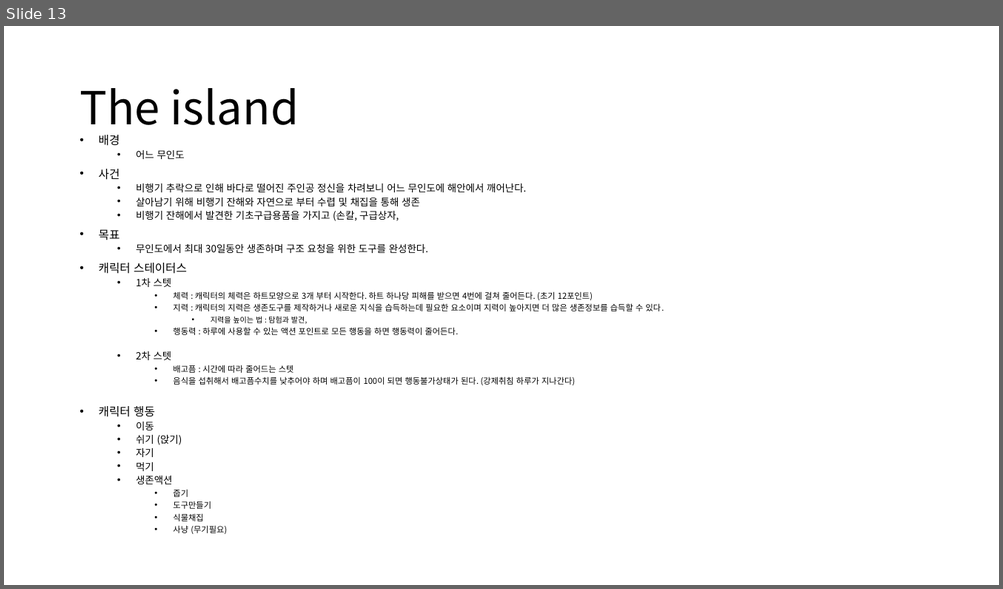
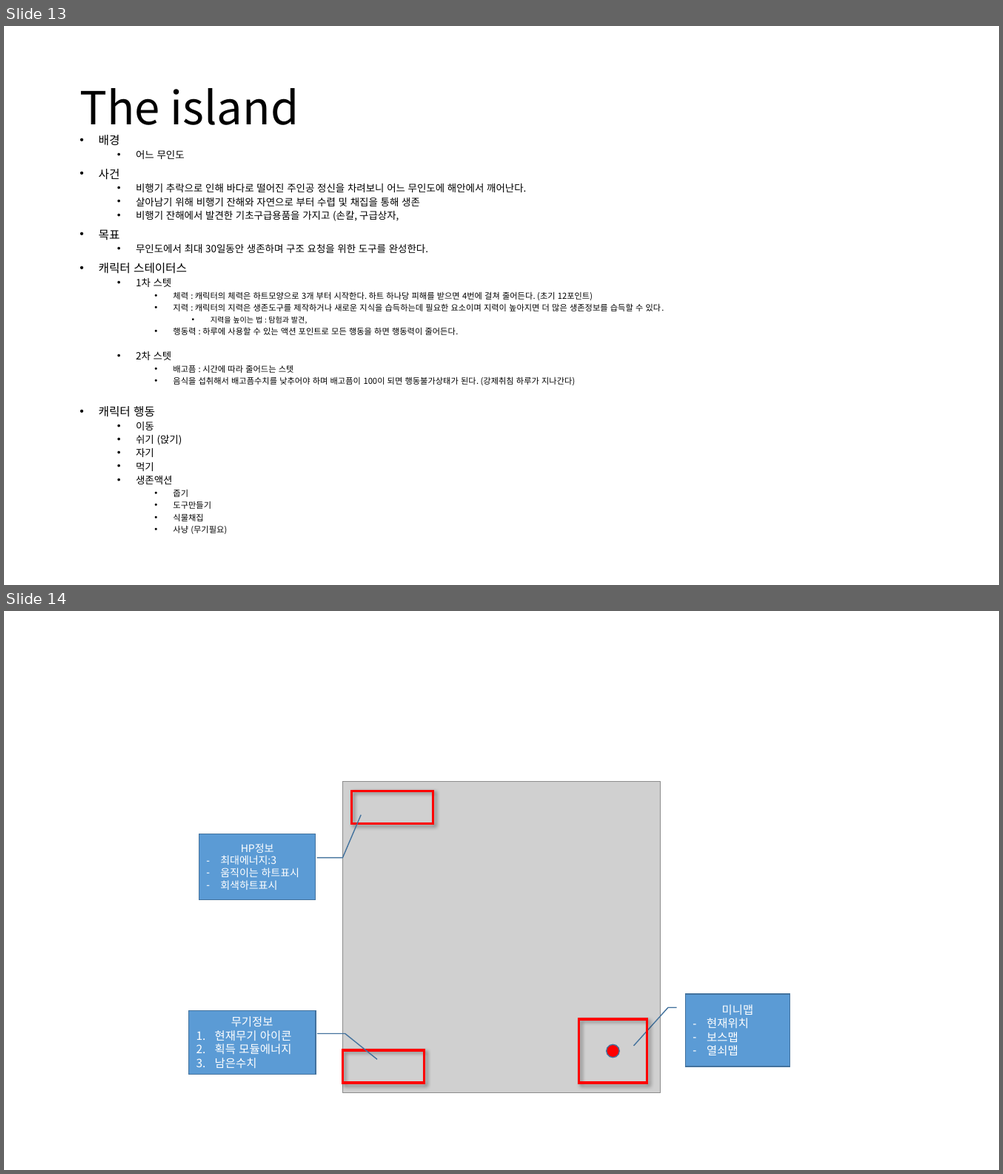
Before and after one commit to kyungho-lee/Multicampus_training, a slide deck: 스크린샷.pptx. Shown one above the other, each under a label of ours: slide 13 before the commit, slides 13 and 14 after it. The pictures are 1003x589 and 1003x1174 pixels, drawn with LibreOffice and Linux fonts; fonts in the diff are those of the drawing; grey boxes stand for pictures. Boxes give left, top, right and bottom in pixels: in the first picture for what was removed or moved away, otherwise in the second. Text is boxed around its words. In the diff, an @@ line names an element or a change of style, - is before the commit and + after.

```diff
--- a/스크린샷.pptx
+++ b/스크린샷.pptx
@@ slide 14 added at [4,611,999,1170], background #FFFFFF @@
@@ picture added at [343,782,660,1093] @@
@@ rectangle added at [352,791,432,823], outline #FF0000 2.25 pt @@
@@ border callout added at [199,834,316,900], fill #5B9BD5, outline #43739E 1 pt, 10 pt, text #FFFFFF @@
+HP정보
+– 최대에너지:3
+– 움직이는 하트표시
+– 회색하트표시
@@ border callout added at [686,994,790,1067], fill #5B9BD5, outline #43739E 1 pt, 11 pt, text #FFFFFF @@
+미니맵
+– 현재위치
+– 보스맵
+– 열쇠맵
@@ border callout added at [189,1011,316,1074], fill #5B9BD5, outline #43739E 1 pt, 11 pt, text #FFFFFF @@
+무기정보
+1. 현재무기 아이콘
+2. 획득 모듈에너지
+3. 남은수치
@@ rectangle added at [579,1020,647,1083], outline #FF0000 2.25 pt @@
@@ rectangle added at [343,1051,424,1083], outline #FF0000 2.25 pt @@
@@ ellipse added at [606,1045,619,1058], fill #FF0000, outline #43739E 1 pt @@
```
Also in this commit, not shown: 5 other files.
